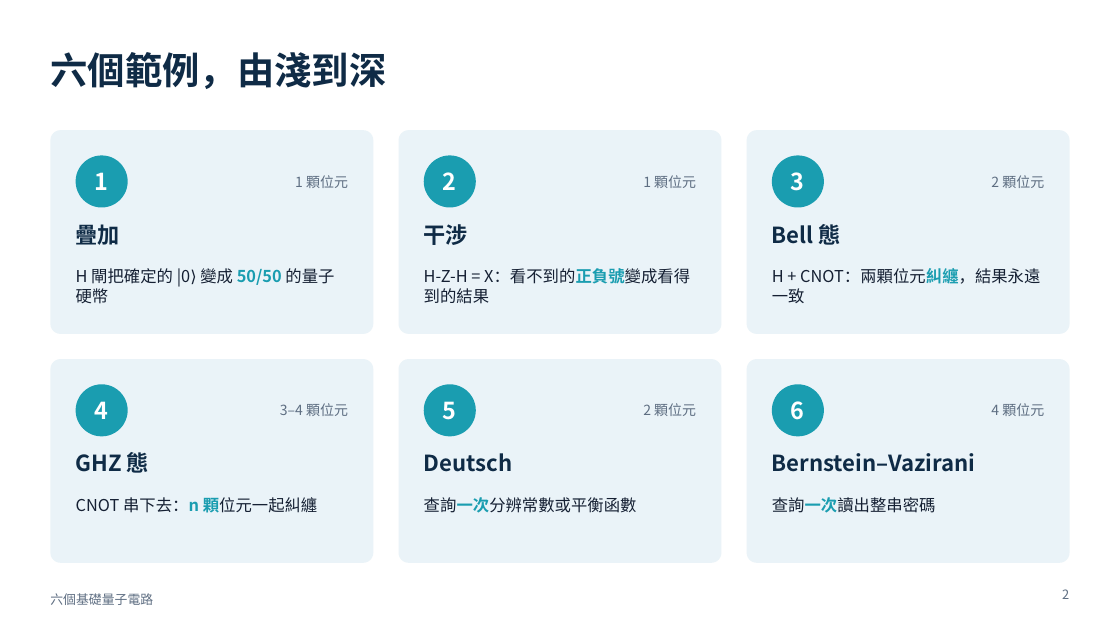
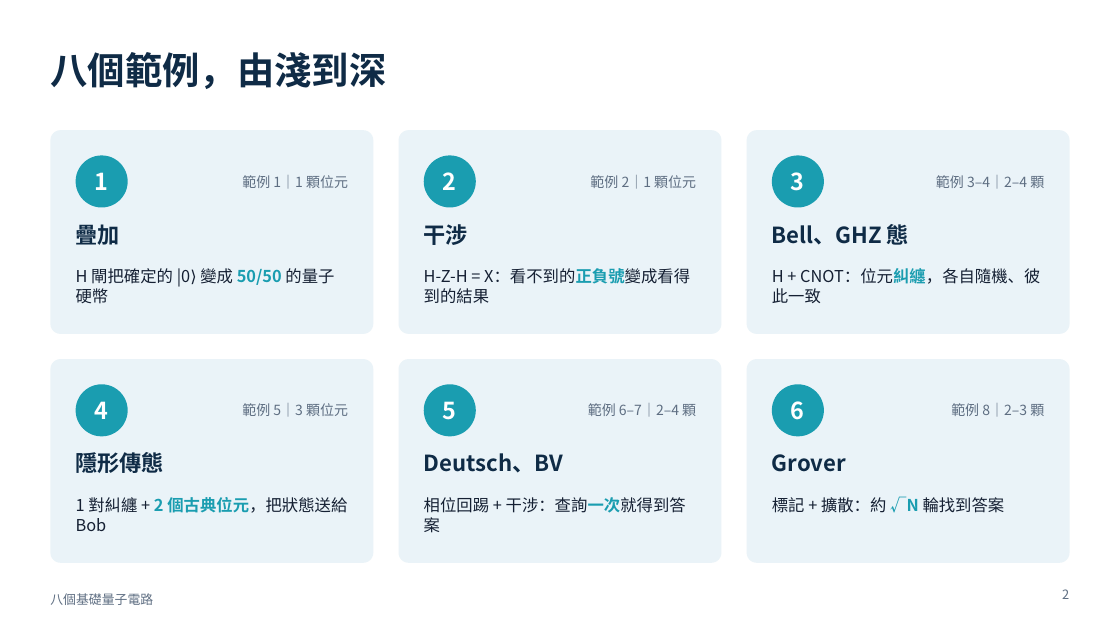
Before and after one commit to pcpcchen-coder/QuantumComputing, a slide deck: slide 2 of slides/output/basic-circuits.pptx. Drawn at 1120x630 pixels with LibreOffice and Linux fonts; fonts in the diff are those of the drawing. Boxes give left, top, right and bottom in pixels: in the first picture for what was removed or moved away, otherwise in the second. Text is boxed around its words. In the diff, an @@ line names an element or a change of style, - is before the commit and + after.

```diff
--- a/slides/output/basic-circuits.pptx
+++ b/slides/output/basic-circuits.pptx
@@ title at (50,52,386,89): text changed @@
-六個範例，由淺到深
+八個範例，由淺到深
@@ text at (242,175,348,188): text changed @@
-1 顆位元
+範例 1｜1 顆位元
@@ text at (590,175,696,189): text changed @@
-1 顆位元
+範例 2｜1 顆位元
@@ text at (936,175,1044,188): text changed @@
-2 顆位元
+範例 3–4｜2–4 顆
@@ text at (772,220,909,248): text changed @@
-Bell 態
+Bell、GHZ 態
@@ text at (772,268,1040,303): text changed @@
-H + CNOT：兩顆位元糾纏，結果永遠一致
+H + CNOT：位元糾纏，各自隨機、彼此一致
@@ text at (242,403,348,416): text changed @@
-3–4 顆位元
+範例 5｜3 顆位元
@@ text at (588,403,696,416): text changed @@
-2 顆位元
+範例 6–7｜2–4 顆
@@ text at (951,403,1044,416): text changed @@
-4 顆位元
+範例 8｜2–3 顆
@@ text at (76,449,164,477): text changed @@
-GHZ 態
+隱形傳態
@@ text at (424,453,563,473): text changed @@
-Deutsch
+Deutsch、BV
@@ text at (772,454,846,472): text changed @@
-Bernstein–Vazirani
+Grover
@@ text at (76,497,347,531): text changed @@
-CNOT 串下去：n 顆位元一起糾纏
+1 對糾纏 + 2 個古典位元，把狀態送給 Bob
@@ text at (424,497,686,533): text changed @@
-查詢一次分辨常數或平衡函數
+相位回踢 + 干涉：查詢一次就得到答案
@@ text at (772,496,1005,513): text changed @@
-查詢一次讀出整串密碼
+標記 + 擴散：約 √N 輪找到答案
@@ text at (50,593,153,605): text changed @@
-六個基礎量子電路
+八個基礎量子電路
```
Also in this commit, not shown: 23 other slides changed, 8 slides added, 16 other files.
